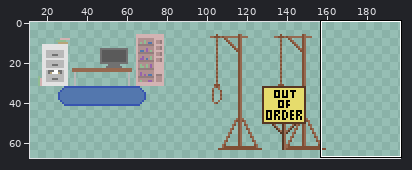
Sprite sheet -- Assets/Artwork/Tileset.png. Above: a wide view before the commit, with the close-up outlined.
Close-up. Earlier state:
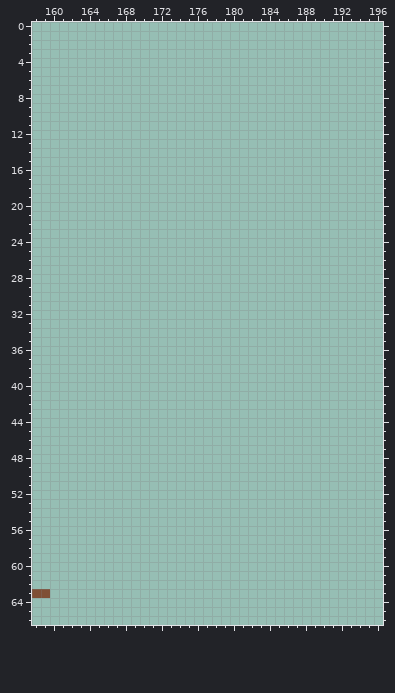
The file is 500x500 pixels. Shown: x 158..196, y 0..66. The wide view leaves out empty margins.
The result:
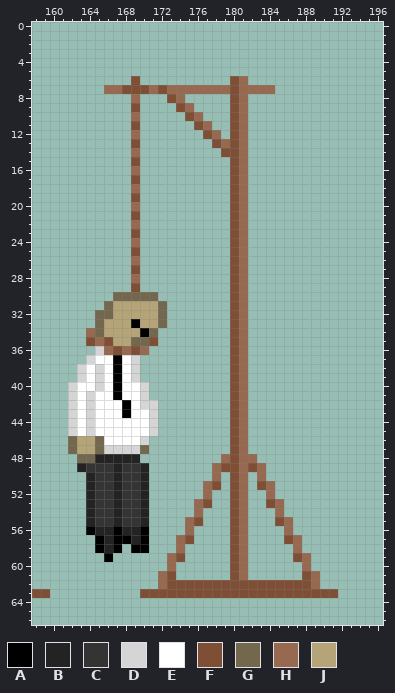
Palette (. is transparent): A #000000  B #232323  C #343434  D #d5d5d5  E #ffffff  F #7f4f35  G #73684d  H #966950  J #b6a479
From the commit log: Added NooseDeath
What changed:
y 6: x 169 . -> F; x 180..181 .. -> FH
y 7: x 166..184 ................... -> HHFFFHFHHHHHHHFHHHH
y 8: x 169 . -> H; x 173..174 .. -> FH; x 180..181 .. -> FH
y 9: x 169 . -> F; x 174..175 .. -> FH; x 180..181 .. -> FH
y 10: x 169 . -> H; x 175..176 .. -> FH; x 180..181 .. -> FH
y 11: x 169 . -> F; x 176..177 .. -> FH; x 180..181 .. -> FH
y 12: x 169 . -> H; x 177..178 .. -> FH; x 180..181 .. -> FH
y 13: x 169 . -> F; x 178..181 .... -> FHFH
y 14: x 169 . -> H; x 179..181 ... -> FFH
y 15: x 169 . -> F; x 180..181 .. -> FH
y 16: x 169 . -> H; x 180..181 .. -> FH
y 17: x 169 . -> F; x 180..181 .. -> FH
y 18: x 169 . -> H; x 180..181 .. -> FH
y 19: x 169 . -> F; x 180..181 .. -> FH
y 20: x 169 . -> H; x 180..181 .. -> FH
y 21: x 169 . -> F; x 180..181 .. -> FH
y 22: x 169 . -> H; x 180..181 .. -> FH
y 23: x 169 . -> F; x 180..181 .. -> FH
y 24: x 169 . -> H; x 180..181 .. -> FH
y 25: x 169 . -> F; x 180..181 .. -> FH
y 26: x 169 . -> H; x 180..181 .. -> FH
y 27: x 169 . -> F; x 180..181 .. -> FH
y 28: x 169 . -> H; x 180..181 .. -> FH
y 29: x 169 . -> F; x 180..181 .. -> FH
y 30: x 167..171 ..... -> GGGGG; x 180..181 .. -> FH
y 31: x 166..172 ....... -> GJJJJJG; x 180..181 .. -> FH
y 32: x 165..172 ........ -> GGJJJJJG; x 180..181 .. -> FH
y 33: x 165..172 ........ -> GJJJAJJG; x 180..181 .. -> FH
y 34: x 164..171 ........ -> HGJJJJAG; x 180..181 .. -> FH
y 35: x 164..171 ........ -> FHFJJGGF; x 180..181 .. -> FH
y 36: x 165..170 ...... -> DHFHFH; x 180..181 .. -> FH
y 37: x 164..169 ...... -> DEEAED; x 180..181 .. -> FH
y 38..39: x 163..169 ....... -> DEDEAED; x 180..181 .. -> FH
y 40: x 162..170 ......... -> DEEDEAEED; x 180..181 .. -> FH
y 41: x 162..170 ......... -> DEDEEAEED; x 180..181 .. -> FH
y 42: x 162..171 .......... -> DEDEEEAEDD; x 180..181 .. -> FH
y 43: x 162..171 .......... -> DEDEEEAEED; x 180..181 .. -> FH
y 44..45: x 162..171 .......... -> DEDEEEEEED; x 180..181 .. -> FH
y 46: x 162..170 ......... -> GJJGEEEED; x 180..181 .. -> FH
y 47: x 162..170 ......... -> GJJGDDDDG; x 180..181 .. -> FH
y 48: x 163..169 ....... -> GGBBBBB; x 179..182 .... -> HFHH
y 49: x 163..170 ........ -> BCCCBCCB; x 178..183 ...... -> HFFHFH
y 50: x 164..170 ....... -> BCCBCCB; x 178 . -> H; x 180..181 .. -> FH; x 183 . -> H
y 51: x 164..170 ....... -> BCCBCCB; x 177..178 .. -> HF; x 180..181 .. -> FH; x 183..184 .. -> FH
y 52: x 164..170 ....... -> BCCBCCB; x 177 . -> H; x 180..181 .. -> FH; x 184 . -> H
y 53: x 164..170 ....... -> BCCBCCB; x 176..177 .. -> HF; x 180..181 .. -> FH; x 184..185 .. -> FH
y 54: x 164..170 ....... -> BCCBCCB; x 176 . -> H; x 180..181 .. -> FH; x 185 . -> H
y 55: x 164..170 ....... -> BCCBCCB; x 175..176 .. -> HF; x 180..181 .. -> FH; x 185..186 .. -> FH
y 56: x 164..170 ....... -> ABBABBA; x 175 . -> H; x 180..181 .. -> FH; x 186 . -> H
y 57: x 165..170 ...... -> ABAABA; x 174..175 .. -> HF; x 180..181 .. -> FH; x 186..187 .. -> FH
y 58: x 165..167 ... -> ABA; x 169..170 .. -> AA; x 174 . -> H; x 180..181 .. -> FH; x 187 . -> H
y 59: x 166 . -> A; x 173..174 .. -> HF; x 180..181 .. -> FH; x 187..188 .. -> FH
y 60: x 173 . -> H; x 180..181 .. -> FH; x 188 . -> H
y 61: x 172..173 .. -> HF; x 180..181 .. -> FH; x 188..189 .. -> FH
y 62: x 172..189 .................. -> HFFFFFFFFFFFFFFFFH
y 63: x 170..191 ...................... -> FFFFFFFFFFFFFFFFFFFFFF
